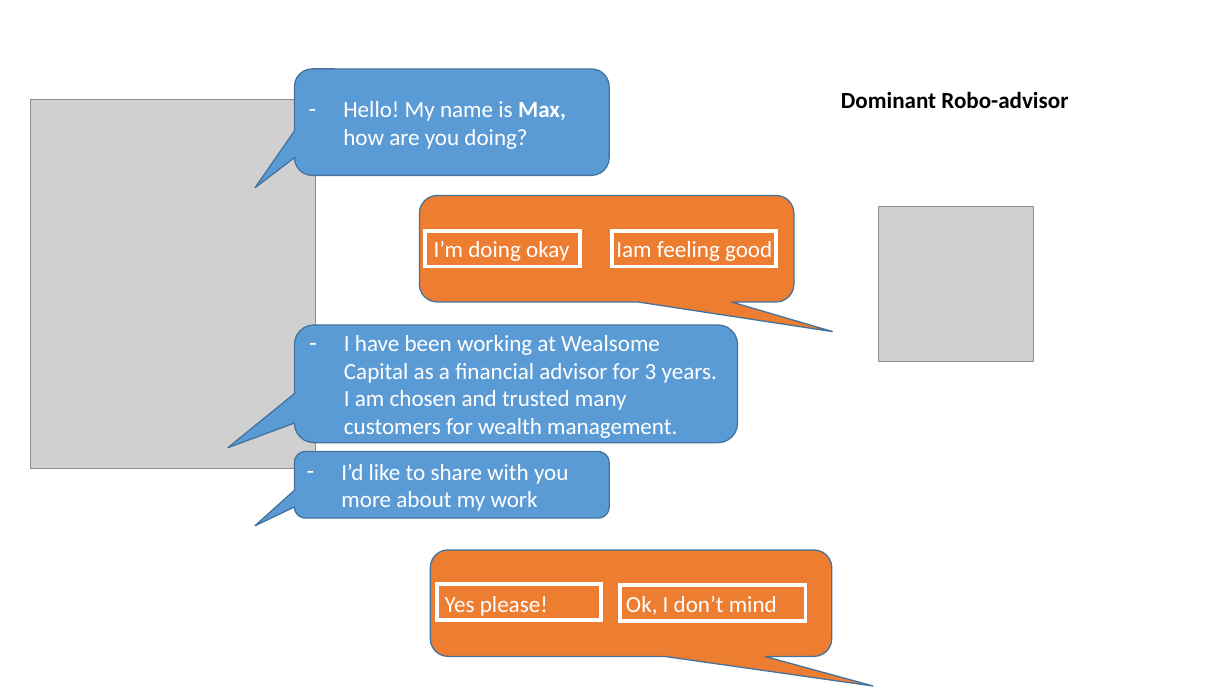
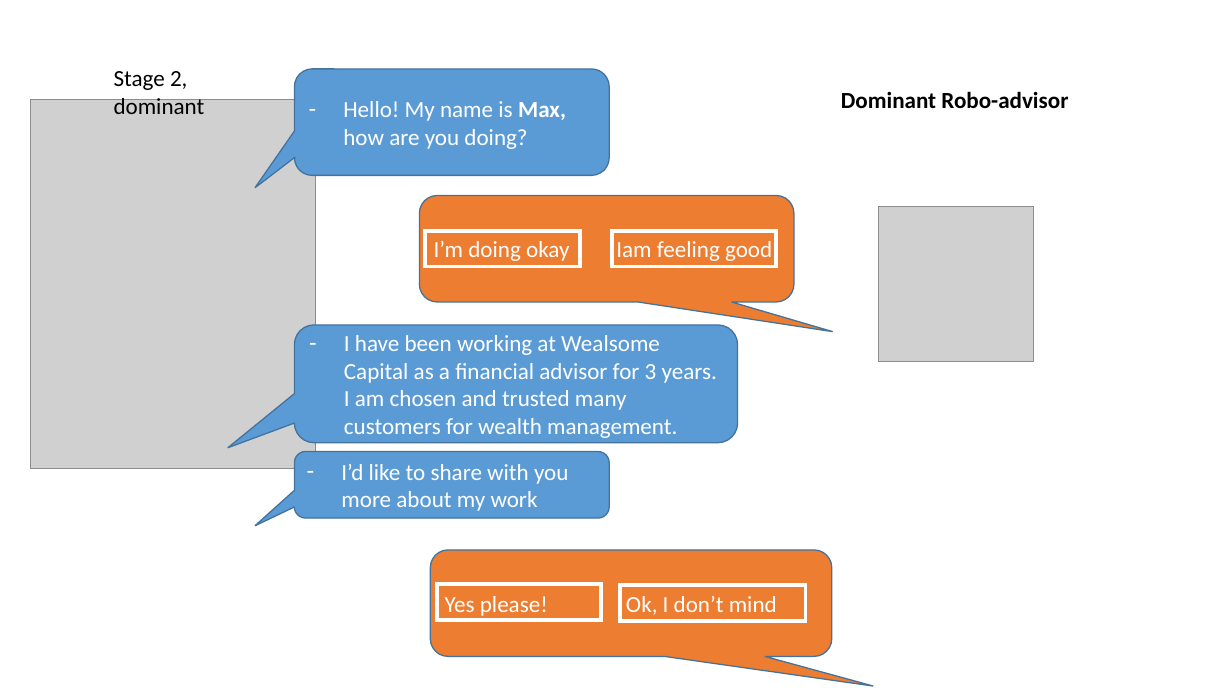
Before and after one commit to ZWLori/robo-advisor, a slide deck: slide 3 of PRD/mock-ups for Yihan's project.pptx. Drawn at 1232x693 pixels with LibreOffice and Linux fonts; fonts in the diff are those of the drawing; grey boxes stand for pictures. Boxes give left, top, right and bottom in pixels: in the first picture for what was removed or moved away, otherwise in the second. Text is boxed around its words. In the diff, an @@ line names an element or a change of style, - is before the commit and + after.

```diff
--- a/PRD/mock-ups for Yihan's project.pptx
+++ b/PRD/mock-ups for Yihan's project.pptx
@@ text added at <box>114,71,205,114</box>, 18 pt, text #000000 @@
+Stage 2, dominant
```
Also in this commit, not shown: 5 other slides changed, 1 slide added, 1 slide removed, 3 other files.
